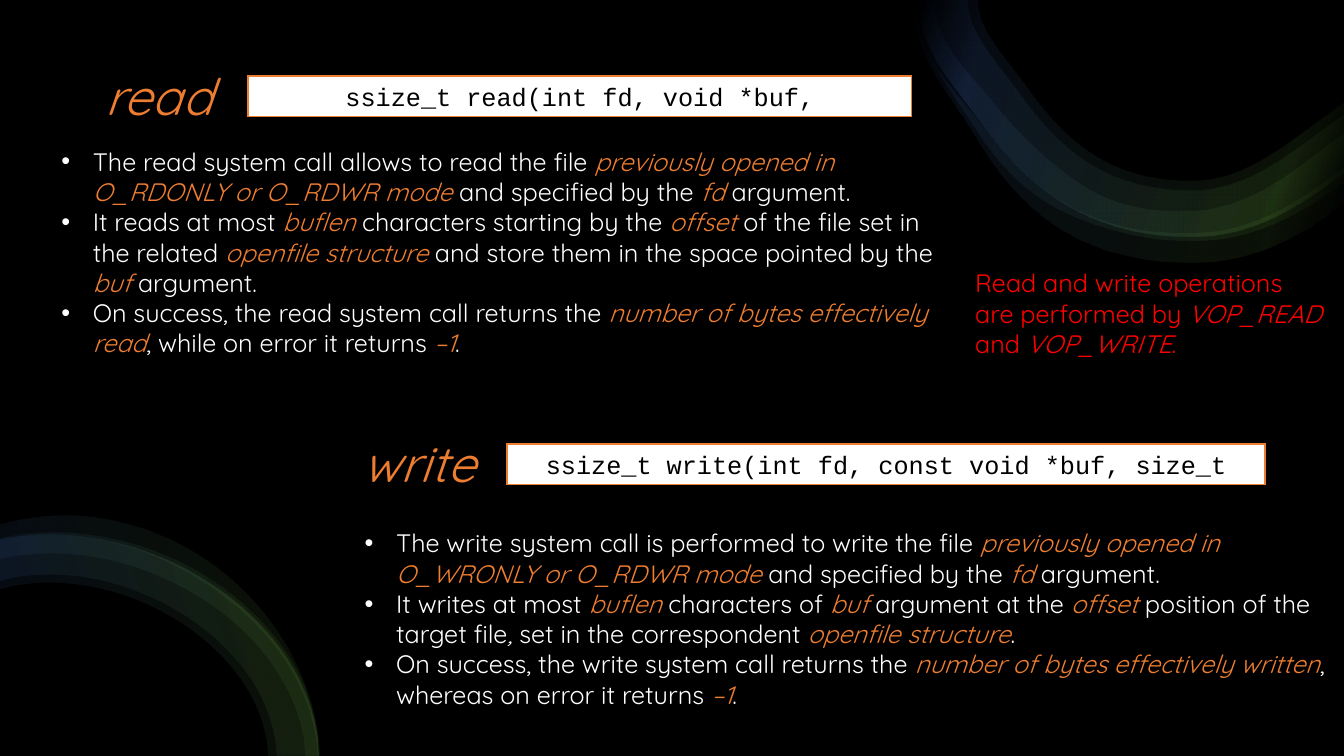
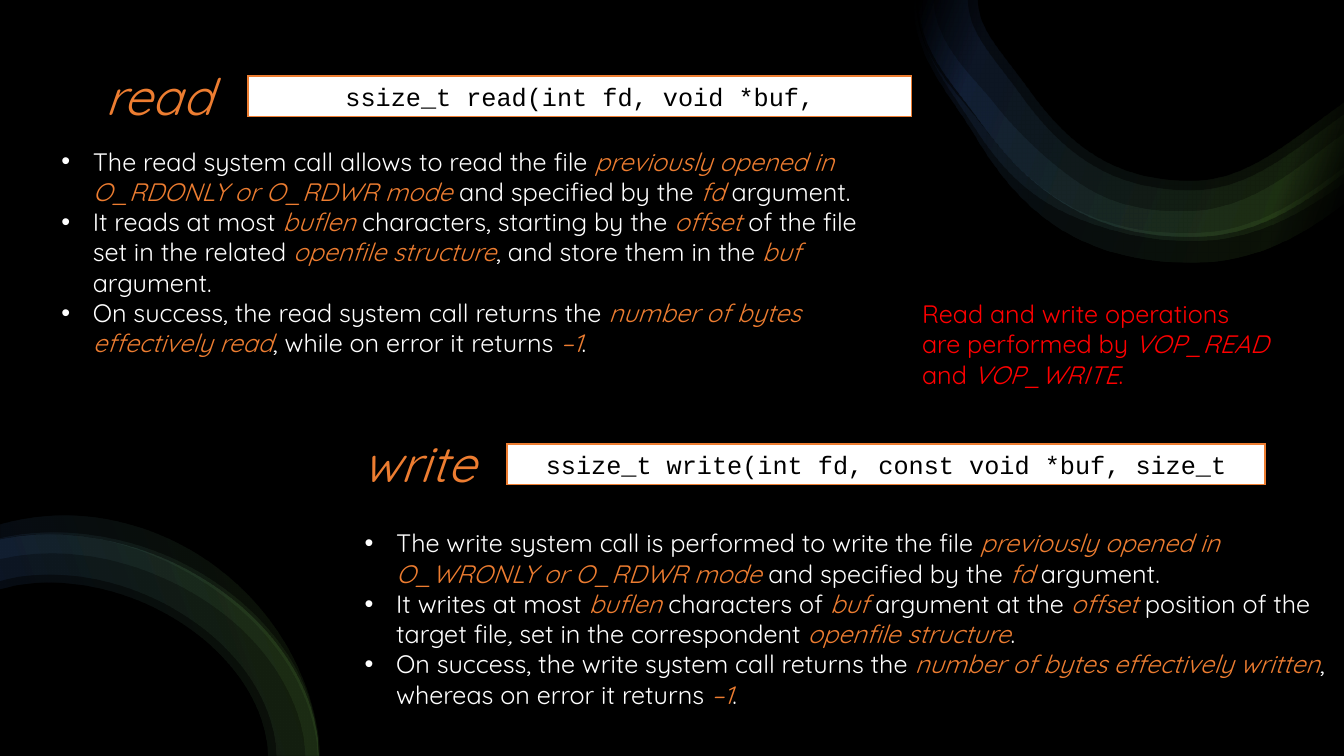
Before and after one commit to DavideAlta/OS161-shell, a slide deck: slide 14 of OS161-shell.pptx. Drawn at 1344x756 pixels with LibreOffice and Linux fonts; fonts in the diff are those of the drawing. Boxes give left, top, right and bottom in pixels: in the first picture for what was removed or moved away, otherwise in the second. Text is boxed around its words. In the diff, an @@ line names an element or a change of style, - is before the commit and + after.

```diff
--- a/OS161-shell.pptx
+++ b/OS161-shell.pptx
@@ text at (93,204,857,297): text changed @@
-• It reads at most buflen characters starting by the offset of the file set in the related openfile structure and store them in the space pointed by the buf argument.
+• It reads at most buflen characters, starting by the offset of the file set in the related openfile structure, and store them in the buf argument.
@@ text "Read and write operations are ...": place and size @@
-text "Read and write operations are ..." at (975,273,1321,357)
+text "Read and write operations are ..." at (922,304,1268,388)
```
Also in this commit, not shown: 10 other slides changed.
